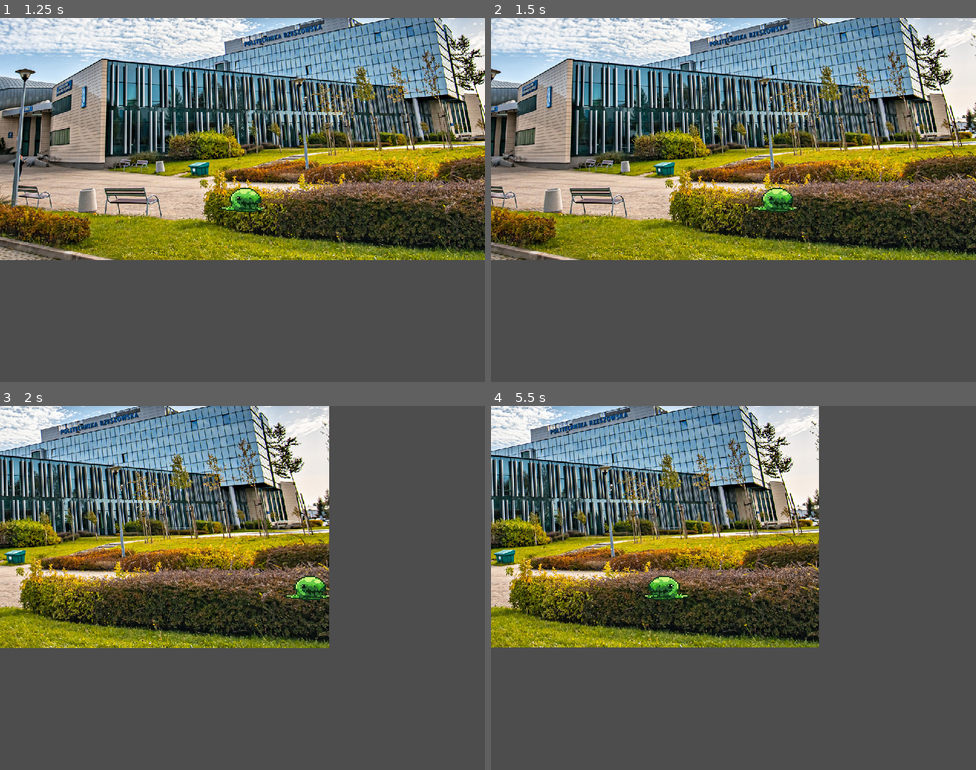
Above: before the commit, frames 1-4 (two rows, left to right).
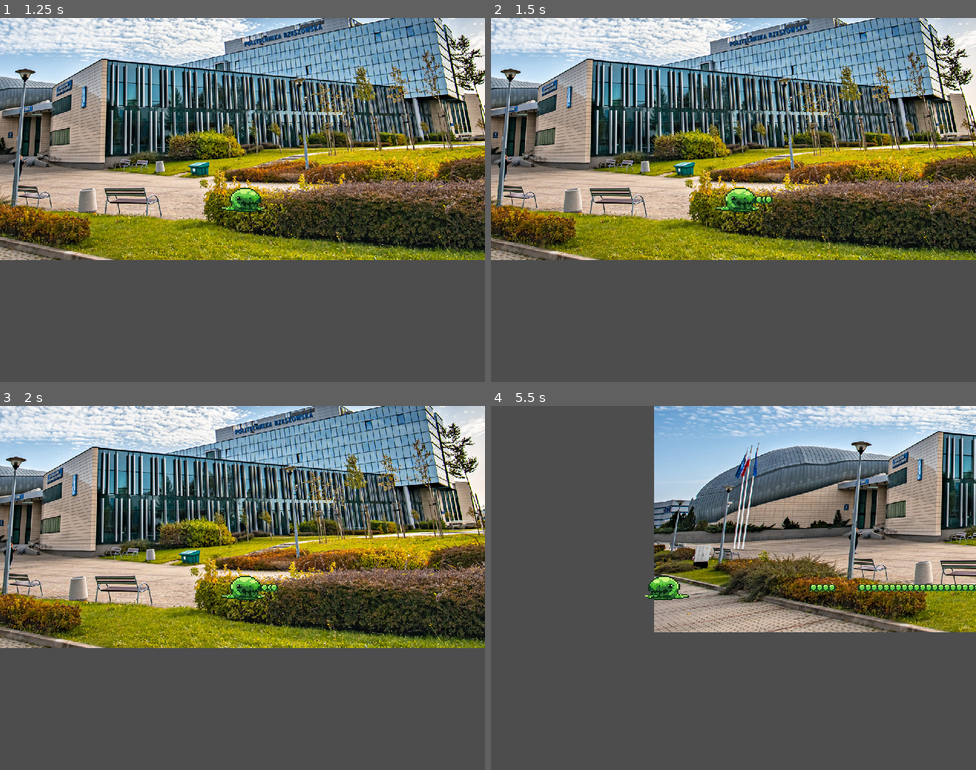
Above: after the commit, the same moments.

Repository: Sfafg/Dr.-Sudra
Game: Godot game, scene res://Scenes/Menu.tscn
The game is run twice, just before and just after one commit, with the same random seed, the same clock (stepped at 60 frames per second) and the same inputs.
Inputs:
- Up to frame 1 (1.25 s): click "Play" at 0.5 s
- Up to frame 2 (1.5 s): tap Enter (ui_accept) at 1.25 s; hold D (right) from 1.28 s (still down); hold E from 1.28 s (still down)
- Up to frame 3 (2 s): keep holding D (right); keep holding E; tap Enter (ui_accept) at 1.52 s
- Up to frame 4 (5.5 s): release D (right) at 2.03 s; release E at 2.03 s; hold S (down) 2.03-2.78 s; tap E at 2.1, 3.6, 5.1 s; tap Enter (ui_accept) at 2.27, 3.77, 4.52, 5.27 s; hold D (right) 2.78-3.53 s; hold E 2.78-3.53 s; hold W (up) 3.53-4.28 s; hold E 4.28-5.03 s; hold A (left) from 4.28 s (still down)

Frame 1 is identical in both runs. In frame 2, 46% of the frame differs, in the area x 0-100%, y 0-67%; in frame 3, 62%; in frame 4, 60%.
Error before the commit: Invalid call. Nonexistent function 'shoot' in base 'Nil'. (res://Scripts/PlayerController.gd:11)

Commit message:
Poprawka dla Janka
Powodzenia

Diff:
--- a/Prefabs/player.tscn
+++ b/Prefabs/player.tscn
@@ -3,7 +3,7 @@
 [ext_resource type="Script" path="res://Scripts/Movement.gd" id="1_y1wds"]
 [ext_resource type="Texture2D" uid="uid://c6xa4kejlfim8" path="res://PlaceholderArt/zak.png" id="2_lyiqv"]
 [ext_resource type="Script" path="res://Scripts/PlayerController.gd" id="2_teec8"]
-[ext_resource type="Script" path="res://Shoot.gd" id="4_ma7eh"]
+[ext_resource type="Script" path="res://Scripts/Shooter.gd" id="4_7x1v1"]
 
 [sub_resource type="RectangleShape2D" id="RectangleShape2D_5w5tl"]
 size = Vector2(509.804, 380)
@@ -32,4 +32,4 @@
 position = Vector2(509.804, 0)
 
 [node name="Shooting" type="Node2D" parent="."]
-script = ExtResource("4_ma7eh")
+script = ExtResource("4_7x1v1")
--- a/Scripts/PlayerController.gd
+++ b/Scripts/PlayerController.gd
@@ -1,6 +1,6 @@
 extends Node
 
-@onready var shoot = $".." as Shooting
+@onready var shoot = $"../Shooting" as Shooter
 @onready var movement = $".." as Movement
 
 func _process(delta: float) -> void:
--- /dev/null
+++ b/Scripts/Shooter.gd
@@ -0,0 +1,10 @@
+class_name Shooter
+extends Node2D
+
+const bulletPath = preload("res://Prefabs/Pocisk.tscn")
+
+func shoot():
+	var bullet = bulletPath.instantiate()
+
+	get_tree().root.add_child(bullet)
+	bullet.position = $"../Marker2D".global_position
--- a/Shoot.gd
+++ /dev/null
@@ -1,10 +0,0 @@
-extends Node2D
-class_name Shooting
-
-const bulletPath = preload("res://Prefabs/Pocisk.tscn")
-
-func shoot():
-	var bullet = bulletPath.instance()
-
-	get_parent().add_child(bullet)
-	bullet.position = $Marker2D.global_position
